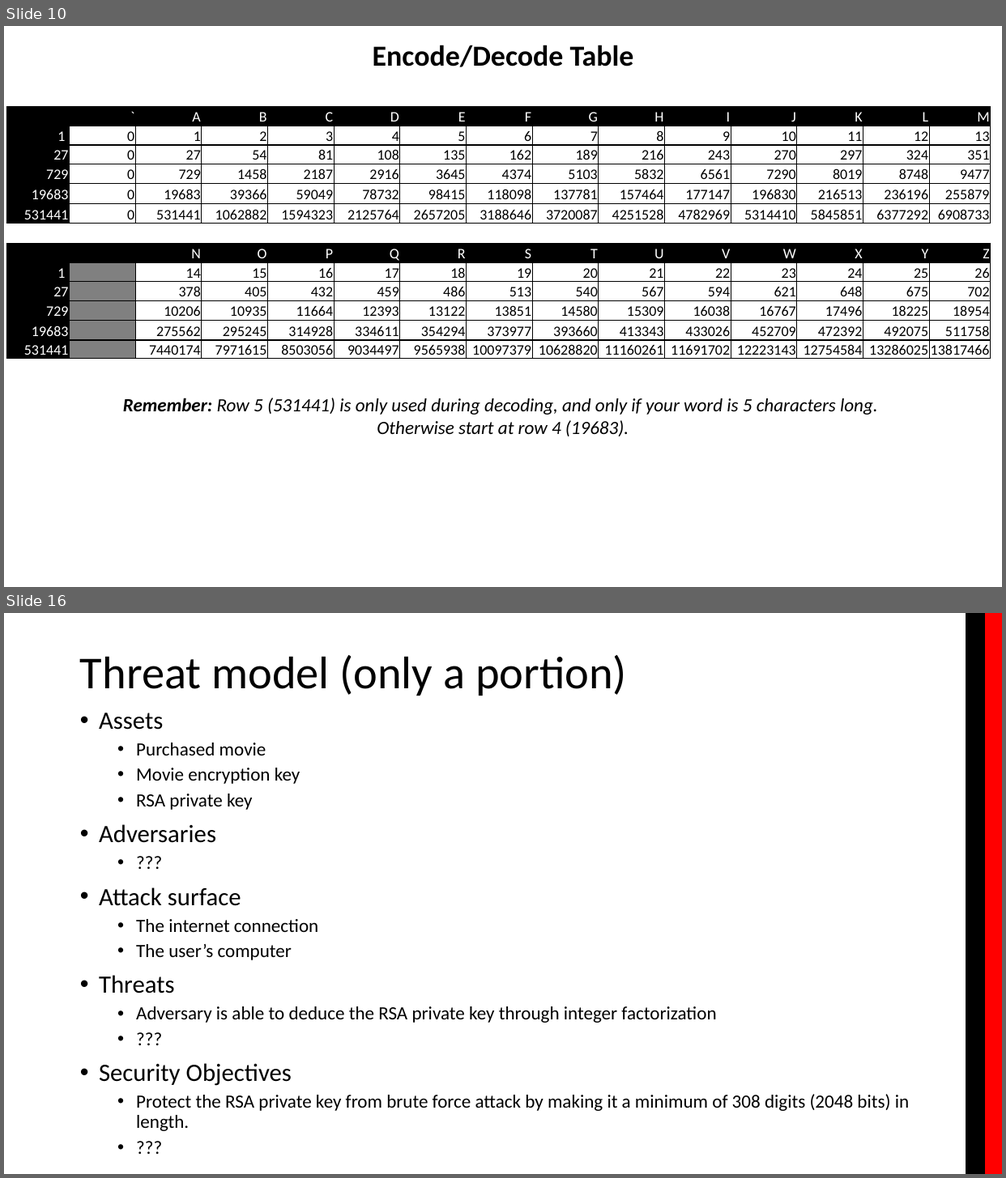
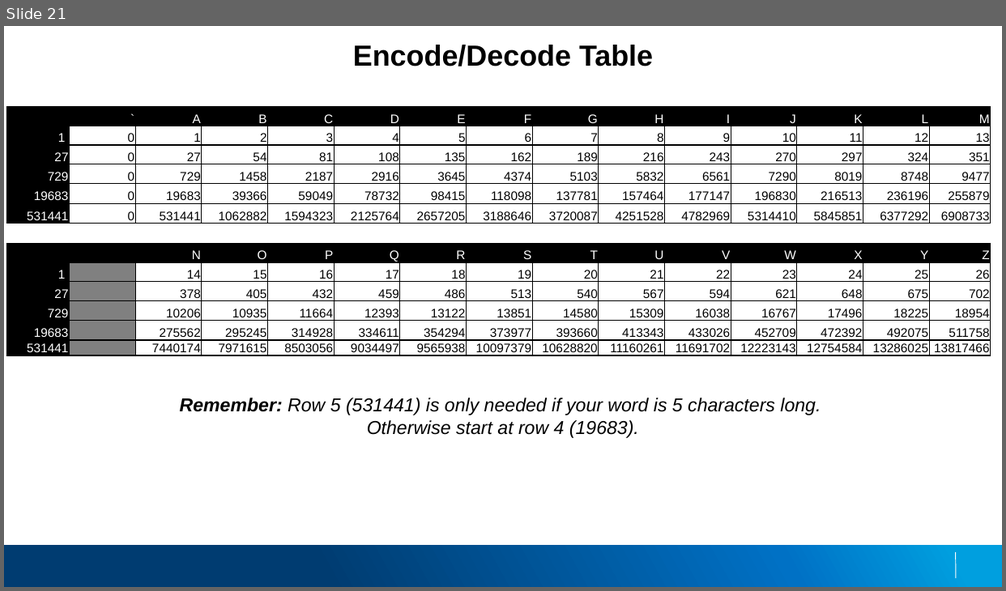
Before and after one commit to applesauce49/lincoln_high, a slide deck: presos/LincolnHighVisit-2019.pptx. Shown one above the other, each under a label of ours: slides 10 and 16 before the commit, slide 21 after it; the slides between them are not shown. The pictures are 1006x1178 and 1006x591 pixels, drawn with LibreOffice and Linux fonts; fonts in the diff are those of the drawing; background and template pictures are left out. Boxes give left, top, right and bottom in pixels: in the first picture for what was removed or moved away, otherwise in the second. Text is boxed around its words. In the diff, an @@ line names an element or a change of style, - is before the commit and + after.

Commit message:
Updated slides with new theme, and refined content.

```diff
--- a/presos/LincolnHighVisit-2019.pptx
+++ b/presos/LincolnHighVisit-2019.pptx
@@ slide 16 removed at (4, 613, 1002, 1174), background #FFFFFF @@
@@ rectangle removed at (966, 613, 986, 1174) @@
@@ rectangle removed at (985, 613, 1002, 1174) @@
@@ title removed at (80, 655, 627, 696) @@
-Threat model (only a portion)
@@ text removed at (99, 713, 909, 1131) @@
-• Assets
-  • Purchased movie
-  • Movie encryption key
-  • RSA private key
-• Adversaries
-  • ???
-• Attack surface
-  • The internet connection
-  • The user’s computer
-• Threats
-  • Adversary is able to deduce the RSA private key through integer factorization
-  • ???
-• Security Objectives
-  • Protect the RSA private key from brute force attack by making it a minimum of 308 digits (2048 bits) in length.
-  • ???
@@ what was slide 10 is now slide 21 @@
@@ slide 21 changed as well @@
@@ text "Encode/Decode Table" at (353, 45, 653, 66): font Calibri to Arial @@
@@ table at (7, 107, 987, 359) @@
@@ size 14 to 12 pt, font Calibri to Arial @@
@@ text at (180, 398, 820, 416): text changed; font Calibri to Arial @@
-Remember: Row 5 (531441) is only used during decoding, and only if your word is 5 characters long.
+Remember: Row 5 (531441) is only needed if your word is 5 characters long.
@@ text at (367, 420, 639, 438): font Calibri to Arial in "Otherwise start at row 4 (19683)." @@
@@ rectangle added at (4, 545, 1002, 587), fill gradient #003C71 to #0071C5 to #009FDF @@
@@ line added from (956, 552) to (957, 578), #FFFFFF 0.75 pt @@
```
Also in this commit, not shown: 7 other slides changed, 14 slides added, 7 other slides removed.
